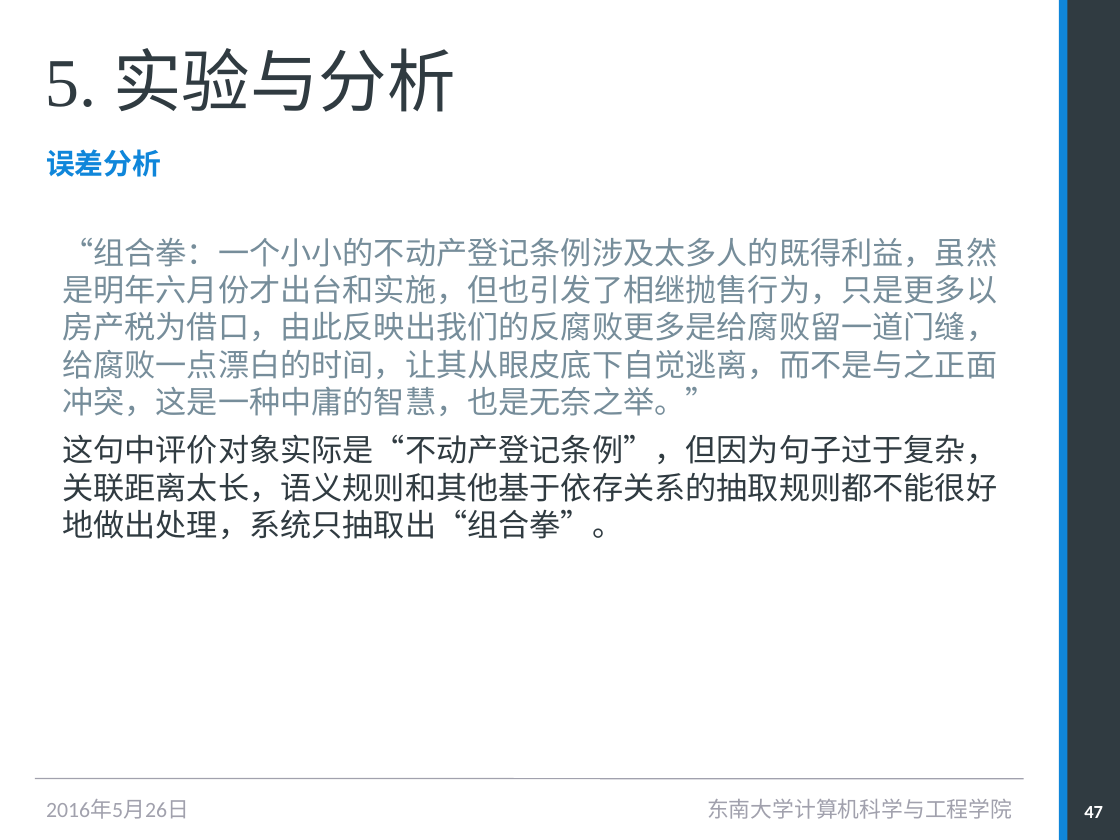
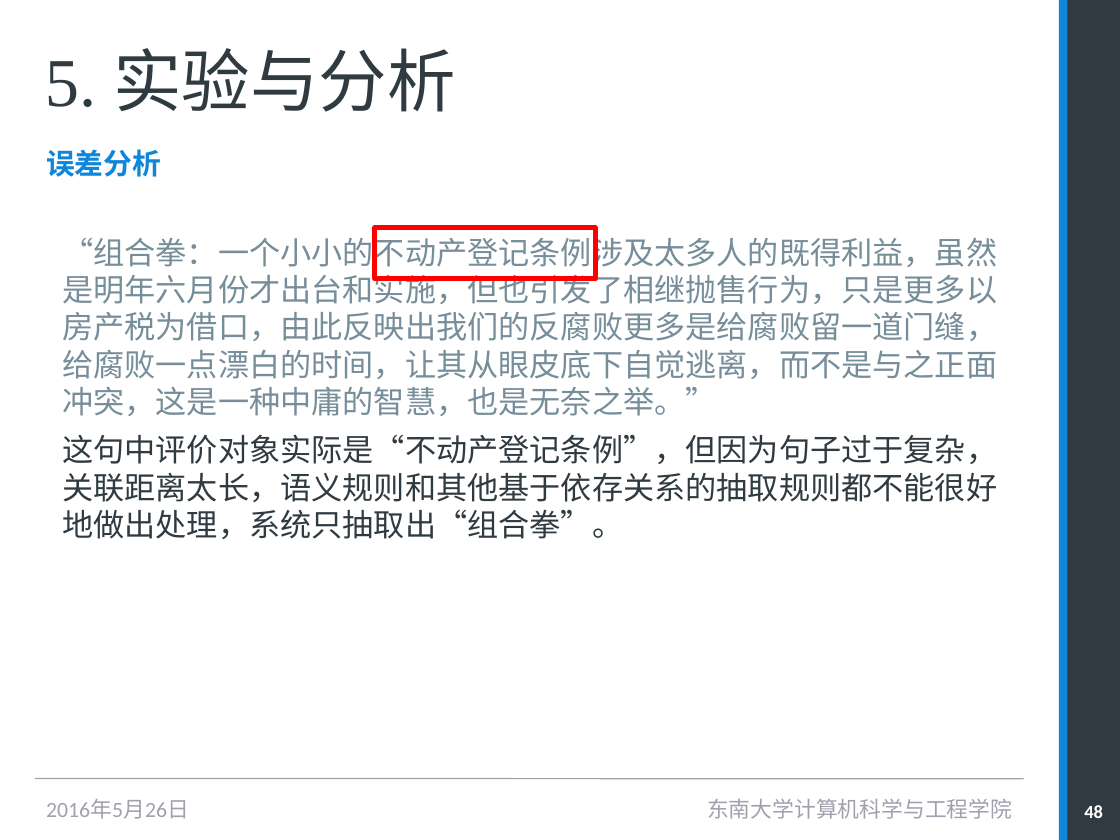
Before and after one commit to ElvisJazz/doc_bake, a slide deck: slide 48 of 毕设相关/答辩_ElvisJia.pptx (slide 47 before the commit). Drawn at 1120x840 pixels with LibreOffice and Linux fonts; fonts in the diff are those of the drawing. Boxes give left, top, right and bottom in pixels: in the first picture for what was removed or moved away, otherwise in the second. Text is boxed around its words. In the diff, an @@ line names an element or a change of style, - is before the commit and + after.

```diff
--- a/毕设相关/答辩_ElvisJia.pptx
+++ b/毕设相关/答辩_ElvisJia.pptx
@@ rectangle added at [375, 227, 596, 279], outline #FF0000 3 pt @@
@@ page number at [1084, 805, 1103, 818]: text changed @@
-47
+48
```
Also in this commit, not shown: 3 other slides changed, 1 slide added, 2 other files.
